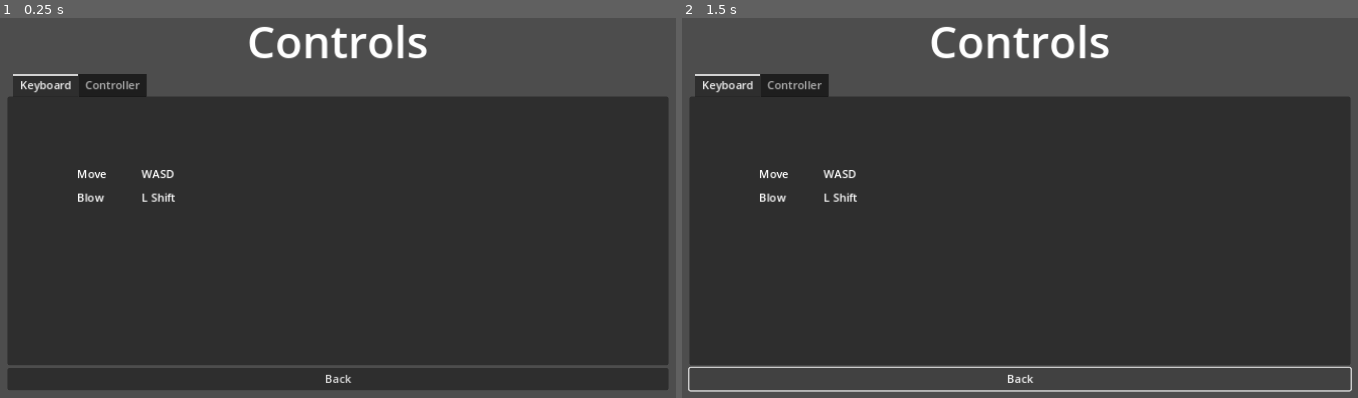
Above: before the commit, frames 1-2 (left to right).
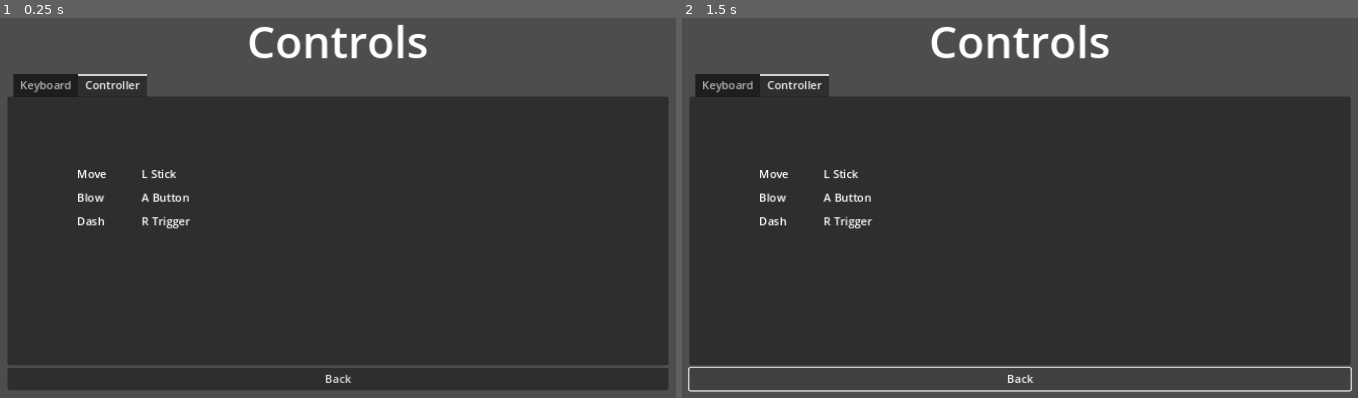
Above: after the commit, the same moments.

Repository: pmaitland/GGJ2025
Game: Godot game, scene res://scenes/ControlsScreen.tscn
Two runs of this game, one before a commit and one after it. Both use one fixed random seed, a clock stepped at 60 frames per second and the inputs below. This scene is started directly instead of the project's main scene.
Inputs:
- Up to frame 1 (0.25 s): no input
- Up to frame 2 (1.5 s): tap Enter at 0.5 s; click "Back" at 1.25 s

The runs differ from the first frame. In frame 1, 0.7% of the frame differs, in the area x 1-29%, y 14-56%; in frame 2, 0.7%.

Commit message:
fix controls

Diff:
--- a/ggj25/scenes/ControlsScreen.tscn
+++ b/ggj25/scenes/ControlsScreen.tscn
@@ -12,9 +12,12 @@
 script = ExtResource("1_otywc")
 
 [node name="MarginContainer" type="MarginContainer" parent="."]
-layout_mode = 0
-offset_right = 1152.0
-offset_bottom = 648.0
+layout_mode = 1
+anchors_preset = 15
+anchor_right = 1.0
+anchor_bottom = 1.0
+grow_horizontal = 2
+grow_vertical = 2
 theme_override_constants/margin_left = 100
 theme_override_constants/margin_top = 50
 theme_override_constants/margin_right = 100
@@ -32,52 +35,116 @@
 [node name="TabContainer" type="TabContainer" parent="MarginContainer/VBoxContainer"]
 layout_mode = 2
 size_flags_vertical = 3
-current_tab = 0
+current_tab = 1
 
 [node name="Keyboard" type="TabBar" parent="MarginContainer/VBoxContainer/TabContainer"]
+visible = false
 layout_mode = 2
 metadata/_tab_index = 0
 
 [node name="MarginContainer" type="MarginContainer" parent="MarginContainer/VBoxContainer/TabContainer/Keyboard"]
-layout_mode = 0
-offset_right = 952.0
-offset_bottom = 514.0
+layout_mode = 1
+anchors_preset = 15
+anchor_right = 1.0
+anchor_bottom = 1.0
+grow_horizontal = 2
+grow_vertical = 2
 theme_override_constants/margin_left = 100
-theme_override_constants/margin_top = 100
+theme_override_constants/margin_top = 50
 theme_override_constants/margin_right = 100
-theme_override_constants/margin_bottom = 100
+theme_override_constants/margin_bottom = 50
 
-[node name="GridContainer" type="GridContainer" parent="MarginContainer/VBoxContainer/TabContainer/Keyboard/MarginContainer"]
+[node name="VBoxContainer" type="VBoxContainer" parent="MarginContainer/VBoxContainer/TabContainer/Keyboard/MarginContainer"]
+layout_mode = 2
+theme_override_constants/separation = 30
+
+[node name="VBoxContainer" type="VBoxContainer" parent="MarginContainer/VBoxContainer/TabContainer/Keyboard/MarginContainer/VBoxContainer"]
+layout_mode = 2
+theme_override_constants/separation = 10
+
+[node name="Label" type="Label" parent="MarginContainer/VBoxContainer/TabContainer/Keyboard/MarginContainer/VBoxContainer/VBoxContainer"]
+layout_mode = 2
+text = "Player 1"
+
+[node name="GridContainer" type="GridContainer" parent="MarginContainer/VBoxContainer/TabContainer/Keyboard/MarginContainer/VBoxContainer/VBoxContainer"]
 layout_mode = 2
 theme_override_constants/h_separation = 50
-theme_override_constants/v_separation = 10
+theme_override_constants/v_separation = 5
 columns = 2
 
-[node name="Label" type="Label" parent="MarginContainer/VBoxContainer/TabContainer/Keyboard/MarginContainer/GridContainer"]
+[node name="Label" type="Label" parent="MarginContainer/VBoxContainer/TabContainer/Keyboard/MarginContainer/VBoxContainer/VBoxContainer/GridContainer"]
 layout_mode = 2
 text = "Move"
 
-[node name="Label2" type="Label" parent="MarginContainer/VBoxContainer/TabContainer/Keyboard/MarginContainer/GridContainer"]
+[node name="Label2" type="Label" parent="MarginContainer/VBoxContainer/TabContainer/Keyboard/MarginContainer/VBoxContainer/VBoxContainer/GridContainer"]
 layout_mode = 2
 text = "WASD"
 
-[node name="Label3" type="Label" parent="MarginContainer/VBoxContainer/TabContainer/Keyboard/MarginContainer/GridContainer"]
+[node name="Label3" type="Label" parent="MarginContainer/VBoxContainer/TabContainer/Keyboard/MarginContainer/VBoxContainer/VBoxContainer/GridContainer"]
 layout_mode = 2
 text = "Blow"
 
-[node name="Label4" type="Label" parent="MarginContainer/VBoxContainer/TabContainer/Keyboard/MarginContainer/GridContainer"]
+[node name="Label4" type="Label" parent="MarginContainer/VBoxContainer/TabContainer/Keyboard/MarginContainer/VBoxContainer/VBoxContainer/GridContainer"]
+layout_mode = 2
+text = "Space"
+
+[node name="Label5" type="Label" parent="MarginContainer/VBoxContainer/TabContainer/Keyboard/MarginContainer/VBoxContainer/VBoxContainer/GridContainer"]
+layout_mode = 2
+text = "Dash"
+
+[node name="Label6" type="Label" parent="MarginContainer/VBoxContainer/TabContainer/Keyboard/MarginContainer/VBoxContainer/VBoxContainer/GridContainer"]
 layout_mode = 2
 text = "L Shift"
 
+[node name="VBoxContainer2" type="VBoxContainer" parent="MarginContainer/VBoxContainer/TabContainer/Keyboard/MarginContainer/VBoxContainer"]
+layout_mode = 2
+theme_override_constants/separation = 10
+
+[node name="Label2" type="Label" parent="MarginContainer/VBoxContainer/TabContainer/Keyboard/MarginContainer/VBoxContainer/VBoxContainer2"]
+layout_mode = 2
+text = "Player 2"
+
+[node name="GridContainer2" type="GridContainer" parent="MarginContainer/VBoxContainer/TabContainer/Keyboard/MarginContainer/VBoxContainer/VBoxContainer2"]
+layout_mode = 2
+theme_override_constants/h_separation = 50
+theme_override_constants/v_separation = 5
+columns = 2
+
+[node name="Label" type="Label" parent="MarginContainer/VBoxContainer/TabContainer/Keyboard/MarginContainer/VBoxContainer/VBoxContainer2/GridContainer2"]
+layout_mode = 2
+text = "Move"
+
+[node name="Label2" type="Label" parent="MarginContainer/VBoxContainer/TabContainer/Keyboard/MarginContainer/VBoxContainer/VBoxContainer2/GridContainer2"]
+layout_mode = 2
+text = "Arrow Keys "
+
+[node name="Label3" type="Label" parent="MarginContainer/VBoxContainer/TabContainer/Keyboard/MarginContainer/VBoxContainer/VBoxContainer2/GridContainer2"]
+layout_mode = 2
+text = "Blow"
+
+[node name="Label4" type="Label" parent="MarginContainer/VBoxContainer/TabContainer/Keyboard/MarginContainer/VBoxContainer/VBoxContainer2/GridContainer2"]
+layout_mode = 2
+text = "/"
+
+[node name="Label5" type="Label" parent="MarginContainer/VBoxContainer/TabContainer/Keyboard/MarginContainer/VBoxContainer/VBoxContainer2/GridContainer2"]
+layout_mode = 2
+text = "Dash"
+
+[node name="Label6" type="Label" parent="MarginContainer/VBoxContainer/TabContainer/Keyboard/MarginContainer/VBoxContainer/VBoxContainer2/GridContainer2"]
+layout_mode = 2
+text = "R Ctrl"
+
 [node name="Controller" type="TabBar" parent="MarginContainer/VBoxContainer/TabContainer"]
-visible = false
 layout_mode = 2
 metadata/_tab_index = 1
 
 [node name="MarginContainer" type="MarginContainer" parent="MarginContainer/VBoxContainer/TabContainer/Controller"]
-layout_mode = 0
-offset_right = 952.0
-offset_bottom = 514.0
+layout_mode = 1
+anchors_preset = 15
+anchor_right = 1.0
+anchor_bottom = 1.0
+grow_horizontal = 2
+grow_vertical = 2
 theme_override_constants/margin_left = 100
 theme_override_constants/margin_top = 100
 theme_override_constants/margin_right = 100
@@ -105,8 +172,17 @@
 layout_mode = 2
 text = "A Button"
 
+[node name="Label5" type="Label" parent="MarginContainer/VBoxContainer/TabContainer/Controller/MarginContainer/GridContainer"]
+layout_mode = 2
+text = "Dash"
+
+[node name="Label6" type="Label" parent="MarginContainer/VBoxContainer/TabContainer/Controller/MarginContainer/GridContainer"]
+layout_mode = 2
+text = "R Trigger"
+
 [node name="BackButton" type="Button" parent="MarginContainer/VBoxContainer"]
 layout_mode = 2
+size_flags_vertical = 4
 text = "Back"
 
 [connection signal="pressed" from="MarginContainer/VBoxContainer/BackButton" to="." method="_on_back_button_pressed"]
--- a/ggj25/scenes/GameModeSelection.tscn
+++ b/ggj25/scenes/GameModeSelection.tscn
@@ -13,9 +13,12 @@
 script = ExtResource("1_rwp8f")
 
 [node name="MarginContainer" type="MarginContainer" parent="."]
-layout_mode = 0
-offset_right = 1152.0
-offset_bottom = 648.0
+layout_mode = 1
+anchors_preset = 15
+anchor_right = 1.0
+anchor_bottom = 1.0
+grow_horizontal = 2
+grow_vertical = 2
 theme_override_constants/margin_left = 100
 theme_override_constants/margin_top = 50
 theme_override_constants/margin_right = 100
--- a/ggj25/scenes/SettingsScreen.tscn
+++ b/ggj25/scenes/SettingsScreen.tscn
@@ -12,9 +12,12 @@
 script = ExtResource("1_x0e36")
 
 [node name="MarginContainer" type="MarginContainer" parent="."]
-layout_mode = 0
-offset_right = 1152.0
-offset_bottom = 648.0
+layout_mode = 1
+anchors_preset = 15
+anchor_right = 1.0
+anchor_bottom = 1.0
+grow_horizontal = 2
+grow_vertical = 2
 theme_override_constants/margin_left = 100
 theme_override_constants/margin_top = 50
 theme_override_constants/margin_right = 100
